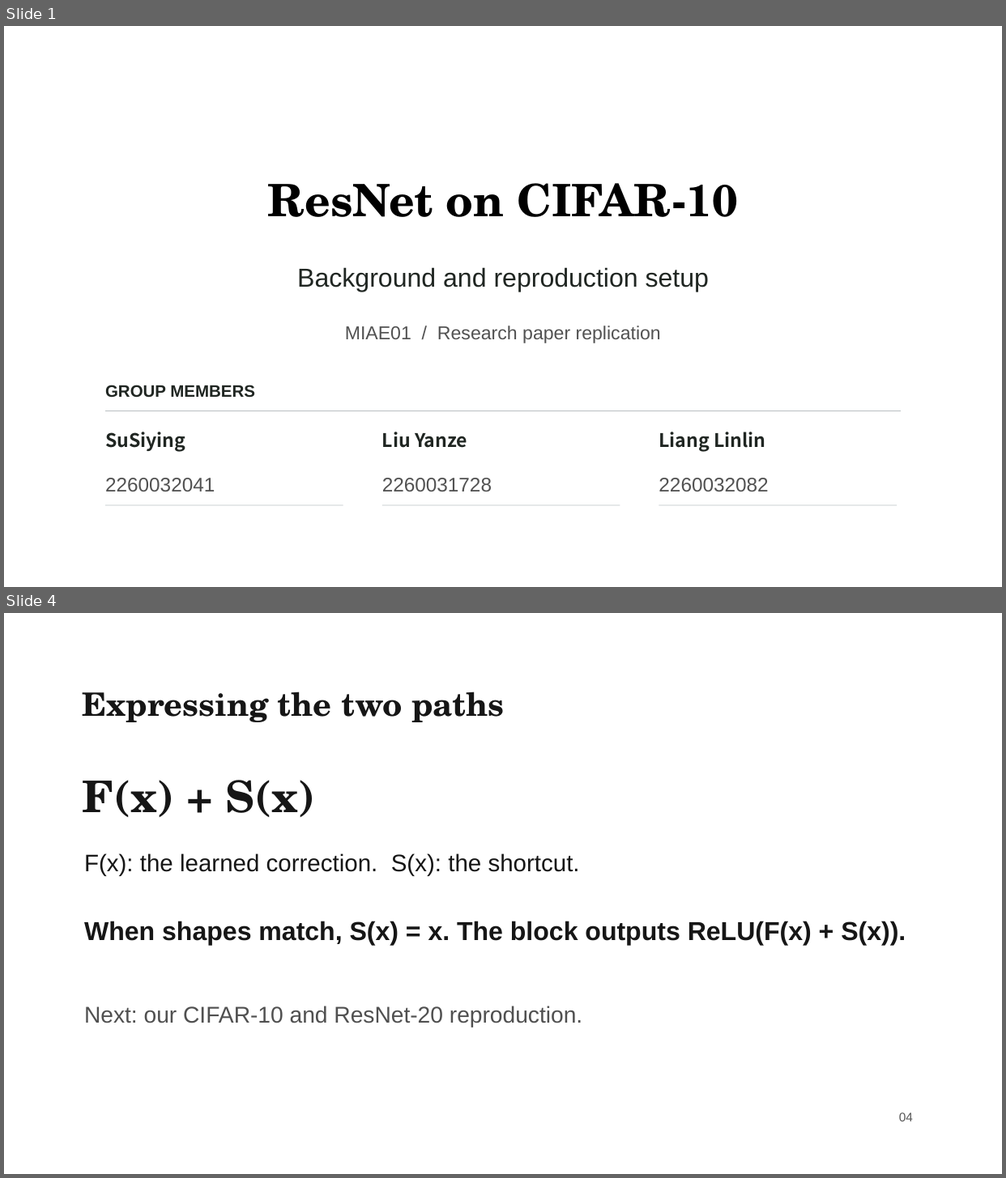
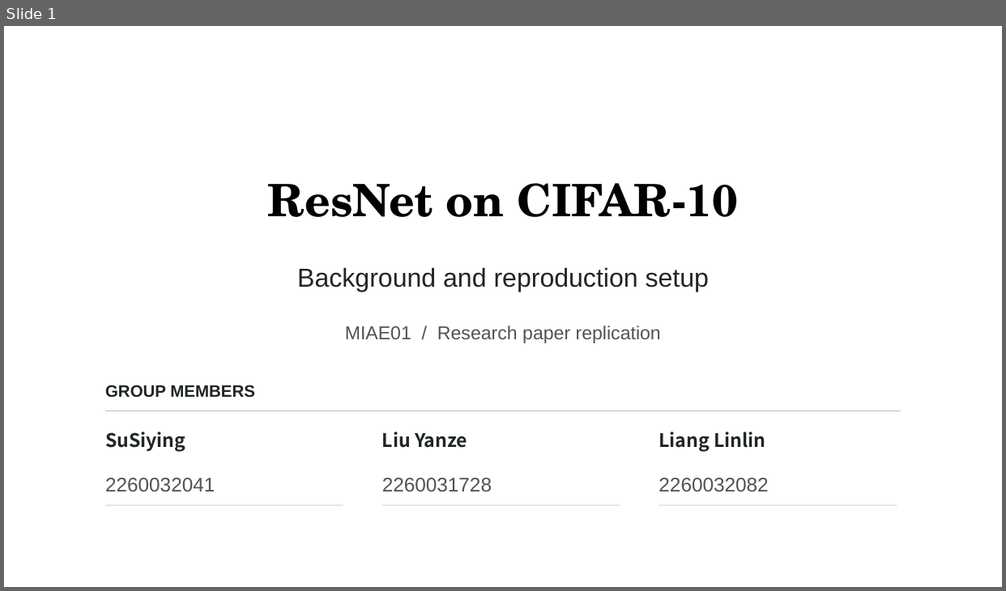
Before and after one commit to liuyanze910-svg/miae01-resnet-replication, a slide deck: docs/slides/week4_a_background_methods.pptx. Shown one above the other, each under a label of ours: slides 1 and 4 before the commit, slide 1 after it; the slides between them are not shown. The pictures are 1006x1178 and 1006x591 pixels, drawn with LibreOffice and Linux fonts; fonts in the diff are those of the drawing; background and template pictures are left out. Boxes give left, top, right and bottom in pixels: in the first picture for what was removed or moved away, otherwise in the second. Text is boxed around its words. In the diff, an @@ line names an element or a change of style, - is before the commit and + after.

```diff
--- a/docs/slides/week4_a_background_methods.pptx
+++ b/docs/slides/week4_a_background_methods.pptx
@@ slide 4 removed at (x1=4, y1=613, x2=1002, y2=1174), background picture (left out) @@
@@ text removed at (x1=82, y1=692, x2=505, y2=722) @@
-Expressing the two paths
@@ text removed at (x1=82, y1=780, x2=316, y2=817) @@
-F(x) + S(x)
@@ text removed at (x1=84, y1=854, x2=580, y2=875) @@
-F(x): the learned correction. S(x): the shortcut.
@@ text removed at (x1=84, y1=921, x2=906, y2=946) @@
-When shapes match, S(x) = x. The block outputs ReLU(F(x) + S(x)).
@@ text removed at (x1=84, y1=1006, x2=582, y2=1028) @@
-Next: our CIFAR-10 and ResNet-20 reproduction.
@@ text removed at (x1=899, y1=1113, x2=913, y2=1122) @@
-04
```
Also in this commit, not shown: 7 slides changed, 7 other slides removed, 3 other files.
